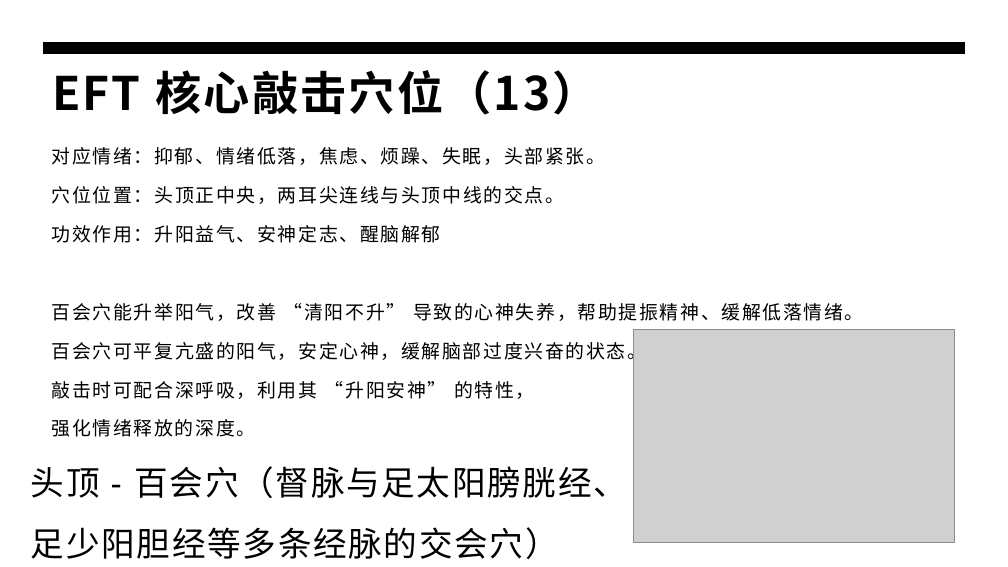
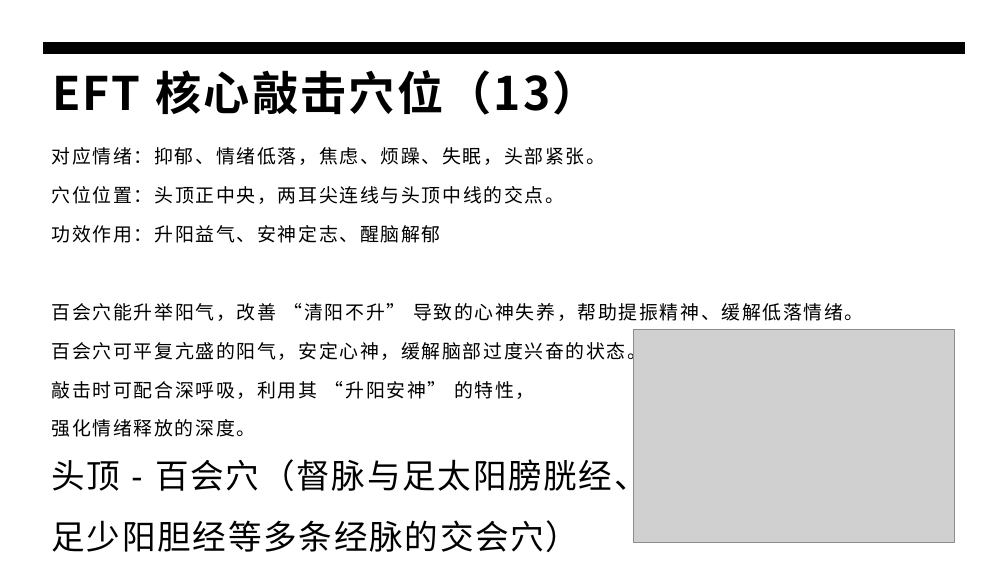
Before and after one commit to panxibei/writing, a slide deck: slide 27 of 44_心理学/28_浥尘伙伴社团原创：音乐治疗/PPT/浥尘伙伴社团原创：情绪释放疗法（EFT）心理训练.pptx. Drawn at 1008x567 pixels with LibreOffice and Linux fonts; fonts in the diff are those of the drawing; grey boxes stand for pictures. Boxes give left, top, right and bottom in pixels: in the first picture for what was removed or moved away, otherwise in the second. Text is boxed around its words. In the diff, an @@ line names an element or a change of style, - is before the commit and + after.

```diff
--- a/44_心理学/28_浥尘伙伴社团原创：音乐治疗/PPT/浥尘伙伴社团原创：情绪释放疗法（EFT）心理训练.pptx
+++ b/44_心理学/28_浥尘伙伴社团原创：音乐治疗/PPT/浥尘伙伴社团原创：情绪释放疗法（EFT）心理训练.pptx
@@ text "头顶 - 百会穴（督脉与足太阳膀胱经、" rewrapped from bbox=[31, 466, 628, 559] to bbox=[52, 454, 648, 552] @@
```
Also in this commit, not shown: 23 other slides changed, 2 slides added.
